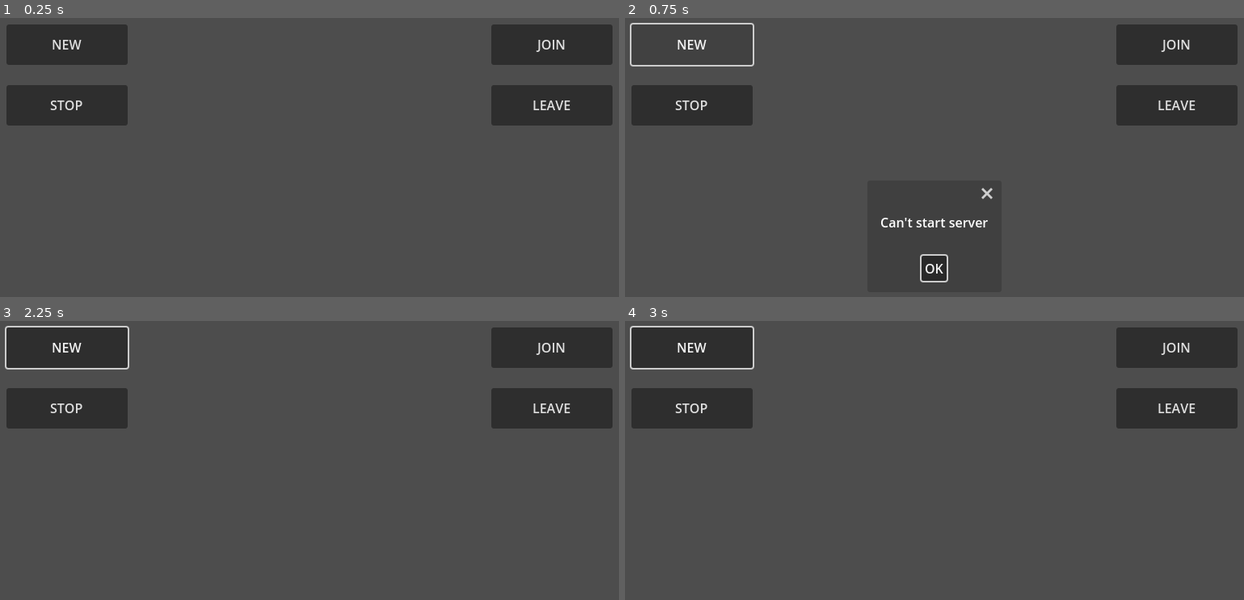
Above: before the commit, frames 1-4 (two rows, left to right).
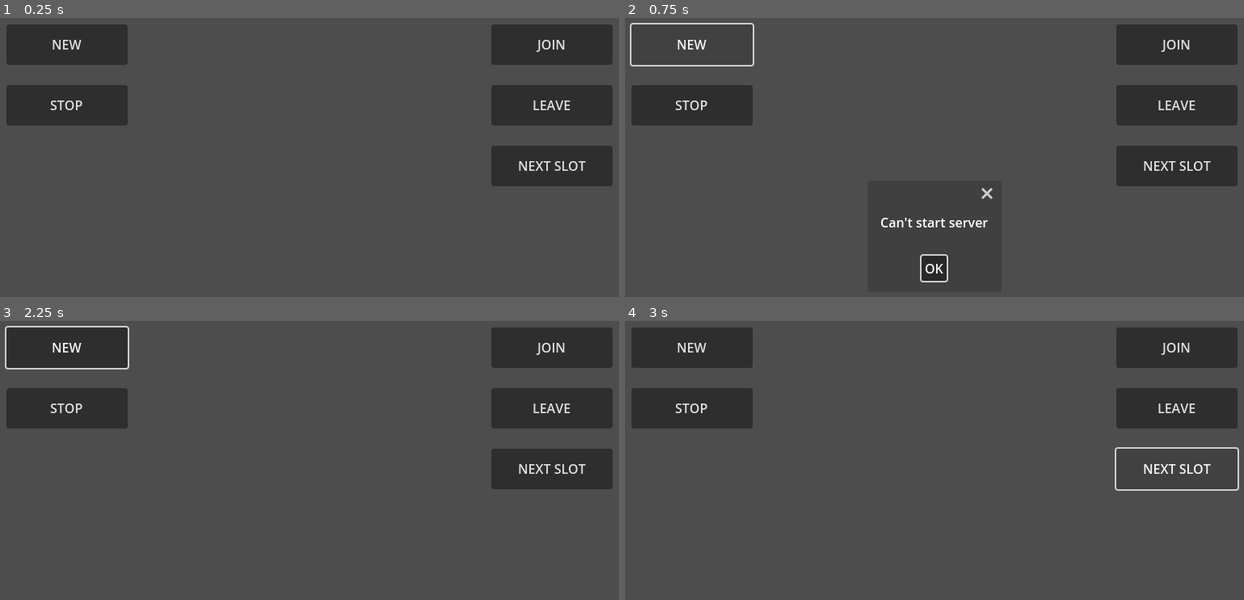
Above: after the commit, the same moments.

Repository: frevan/Neuronic-Bomberman
Game: Godot game, scene res://main.tscn
Same seed, same stepped clock (60 frames per second), same inputs: the game is played once before the commit and once after it.
Inputs (mouse positions are in pixels of both pictures, inside the frame that each line leads up to):
- Up to frame 1 (0.25 s): no input
- Up to frame 2 (0.75 s): click "NEW" at 0.5 s
- Up to frame 3 (2.25 s): click "NEW" at 1.25 s; click "OK" at 2 s
- Up to frame 4 (3 s): click (1175, 468) at 2.75 s, where only the run after the commit has a clickable "NEXT SLOT"

The runs differ from the first frame. In frame 1, 2.8% of the frame differs, in the area x 79-99%, y 45-61%; in frame 2, 2.8%; in frame 3, 2.8%; in frame 4, 0.8%.
Error after the commit: Invalid call. Nonexistent function 'FindSlotForPlayer' in base 'Nil'. (res://main.gd:35)

Commit message:
#121 Implemented moving a player to a different slot

Diff:
--- a/client/client.gd
+++ b/client/client.gd
@@ -45,13 +45,13 @@
 
 func _network_player_moved_to_slot(PlayerID: int, SlotIndex: int) -> void:
 	assert(PlayerID != 0)
-	assert(SlotIndex >= 0)
 	assert(SlotIndex < Data.Slots.size())
 
 	print(str(Network.PeerID) + " - player " + str(PlayerID) + " moved to slot " + str(SlotIndex))
 
-	Data.ClearSlotForPlayer(PlayerID) # clear old slot
-	Data.Slots[SlotIndex].Player.PeerID = PlayerID # set new slot
+	if SlotIndex != Types.INVALID_SLOT:
+		Data.ClearSlotForPlayer(PlayerID) # clear old slot
+		Data.Slots[SlotIndex].Player.PeerID = PlayerID # set new slot
 	pass
 
 
@@ -142,3 +142,15 @@
 		if !_DisconnectFromServer():
 			return false
 	return true
+
+
+func MovePlayerToSlot(SlotIndex: int) -> bool:
+	print(str(Network.PeerID) + " - move to slot: " + str(SlotIndex))
+
+	assert(Network.IsConnected())
+	if !Network.IsConnected():
+		return false
+
+	Network.SendMovePlayerToSlot.rpc_id(1, SlotIndex)
+
+	return true
--- a/client/client_data.gd
+++ b/client/client_data.gd
@@ -21,3 +21,10 @@
 		if Slots[i].Player.PeerID == PlayerID:
 			ClearSlot(i)
 	pass
+
+
+func FindSlotForPlayer(PlayerID: int) -> int:
+	for i in Slots.size():
+		if Slots[i].Player.PeerID == PlayerID:
+			return i
+	return Types.INVALID_SLOT
--- a/main.gd
+++ b/main.gd
@@ -31,6 +31,16 @@
 	pass
 
 
+func _on_move_to_next_slot_btn_pressed() -> void:
+	var idx: int = Client.Data.FindSlotForPlayer(Network.PeerID)
+	if idx != Types.INVALID_SLOT:
+		var new_idx = (idx + 1) % Client.Data.Slots.size()
+		#if new_idx >= Client.Data.Slots.size():
+		#	new_idx = 0
+		Client.MovePlayerToSlot(new_idx)
+	pass
+
+
 func _client_disconnected_from_server() -> void:
 	Tools.ShowAlert("Disconnected")
 	pass
--- a/main.tscn
+++ b/main.tscn
@@ -33,7 +33,15 @@
 offset_bottom = 150.0
 text = "LEAVE"
 
+[node name="MoveToNextSlotBtn" type="Button" parent="."]
+offset_left = 625.0
+offset_top = 175.0
+offset_right = 775.0
+offset_bottom = 225.0
+text = "NEXT SLOT"
+
 [connection signal="pressed" from="NewLobbyBtn" to="." method="_on_new_lobby_btn_pressed"]
 [connection signal="pressed" from="StopLobbyBtn" to="." method="_on_stop_lobby_btn_pressed"]
 [connection signal="pressed" from="JoinLobbyBtn" to="." method="_on_join_lobby_btn_pressed"]
 [connection signal="pressed" from="LeaveLobbyBtn" to="." method="_on_leave_lobby_btn_pressed"]
+[connection signal="pressed" from="MoveToNextSlotBtn" to="." method="_on_move_to_next_slot_btn_pressed"]
--- a/network/network.gd
+++ b/network/network.gd
@@ -5,6 +5,7 @@
 
 # received by server only
 signal OnRequestJoinLobby # params: sender_id (int)
+signal OnRequestMoveToSlot # params: sender_id (int), slot_idx (int)
 # received by clients
 signal OnResponseToJoinLobby # params: accepted (bool)
 signal OnPlayerMovedToSlot # params: player_id (int), slot_index (int)
@@ -54,6 +55,13 @@
 
 
 @rpc("reliable", "call_local", "authority")
+func SendMovePlayerToSlot(SlotIndex: int) -> void:
+	var id = multiplayer.get_remote_sender_id()
+	OnRequestMoveToSlot.emit(id, SlotIndex)
+	pass
+
+
+@rpc("reliable", "call_local", "authority")
 func SendJoinLobbyResponse(Accepted: bool) -> void:
 	OnResponseToJoinLobby.emit(Accepted)
 	pass
--- a/server/server.gd
+++ b/server/server.gd
@@ -31,14 +31,27 @@
 	pass
 
 
+func _network_request_move_to_slot(SenderID: int, SlotIndex: int) -> void:
+	print(str(Network.PeerID) + " - request to move " + str(SenderID) + " to slot " + str(SlotIndex))
+	var idx: int = SlotIndex
+	if !Data.MovePlayerToSlot(SenderID, idx):
+		idx = Data.FindSlotForPlayer(SenderID)
+	Network.SendPlayerMovedToSlot(SenderID, idx)
+	pass
+
+
 func _ConnectToSignalsOnStart() -> void:
 	multiplayer.peer_connected.connect(_peer_connected)
 	multiplayer.peer_disconnected.connect(_peer_disconnected)
 	Network.OnRequestJoinLobby.connect(_network_request_join_lobby)
+	Network.OnRequestMoveToSlot.connect(_network_request_move_to_slot)
 	pass
 
 func _DisconnectFromSignalsOnStop() -> void:
+	multiplayer.peer_connected.disconnect(_peer_connected)
+	multiplayer.peer_disconnected.disconnect(_peer_disconnected)
 	Network.OnRequestJoinLobby.disconnect(_network_request_join_lobby)
+	Network.OnRequestMoveToSlot.disconnect(_network_request_move_to_slot)
 	pass
 
 
--- a/server/server_data.gd
+++ b/server/server_data.gd
@@ -3,6 +3,7 @@
 class_name TServerData
 
 var Slots: Array
+
 
 func InitSlots() -> void:
 	Slots.resize(Network.MAX_CLIENTS)
@@ -10,12 +11,40 @@
 		Slots[i] = Types.TSlot.new(i)
 	pass
 
+
 func FindFreeSlotIndex() -> int:
 	for i in Slots.size():
 		if Slots[i].Player.PeerID == 0:
 			return i
 	return Types.INVALID_SLOT
 
+
 func ClearSlot(Index: int) -> void:
 	Slots[Index].Player.PeerID = 0
 	pass
+
+
+func ClearSlotForPlayer(PlayerID: int) -> void:
+	for i in Slots.size():
+		if Slots[i].Player.PeerID == PlayerID:
+			ClearSlot(i)
+	pass
+
+
+func FindSlotForPlayer(PlayerID: int) -> int:
+	for i in Slots.size():
+		if Slots[i].Player.PeerID == PlayerID:
+			return i
+	return Types.INVALID_SLOT
+
+
+func MovePlayerToSlot(PlayerID, SlotIndex) -> bool:
+	if PlayerID <= 0:
+		return false
+	if (SlotIndex < 0) || (SlotIndex >= Network.MAX_CLIENTS):
+		return false
+
+	ClearSlotForPlayer(PlayerID)
+	Slots[SlotIndex].Player.PeerID = PlayerID
+
+	return true
--- a/test/unit/test_client_data.gd
+++ b/test/unit/test_client_data.gd
@@ -35,3 +35,13 @@
 	o.Slots[1].Player.PeerID = 2
 	o.ClearSlotForPlayer(2)
 	assert_eq(o.Slots[0].Player.PeerID, 1)
+
+
+func test_FindSlotForUnknownPlayer() -> void:
+	var idx = o.FindSlotForPlayer(123)
+	assert_eq(idx, Types.INVALID_SLOT)
+
+func test_FindSlotForKnownPlayer() -> void:
+	o.Slots[1].Player.PeerID = 2
+	var idx = o.FindSlotForPlayer(2)
+	assert_eq(idx, 1)
--- a/test/unit/test_server_data.gd
+++ b/test/unit/test_server_data.gd
@@ -19,6 +19,7 @@
 	for i in o.Slots.size():
 		assert_not_null(o.Slots[i])
 
+
 func test_FindFreeSlotIndexWhenNotFull() -> void:
 	o.Slots[0].Player.PeerID = 1 # one occupied slot
 	var index: int = o.FindFreeSlotIndex()
@@ -34,3 +35,25 @@
 	o.Slots[0].Player.PeerID = 1
 	o.ClearSlot(0)
 	assert_eq(o.Slots[0].Player.PeerID, 0)
+
+
+func test_ClearSlotForPlayer() -> void:
+	o.Slots[1].Player.PeerID = 1
+	o.ClearSlotForPlayer(1)
+	assert_eq(o.Slots[1].Player.PeerID, 0)
+
+func test_DontClearSlotForOtherPlayers() -> void:
+	o.Slots[0].Player.PeerID = 1
+	o.Slots[1].Player.PeerID = 2
+	o.ClearSlotForPlayer(2)
+	assert_eq(o.Slots[0].Player.PeerID, 1)
+
+
+func test_FindSlotForUnknownPlayer() -> void:
+	var idx = o.FindSlotForPlayer(123)
+	assert_eq(idx, Types.INVALID_SLOT)
+
+func test_FindSlotForKnownPlayer() -> void:
+	o.Slots[1].Player.PeerID = 2
+	var idx = o.FindSlotForPlayer(2)
+	assert_eq(idx, 1)
